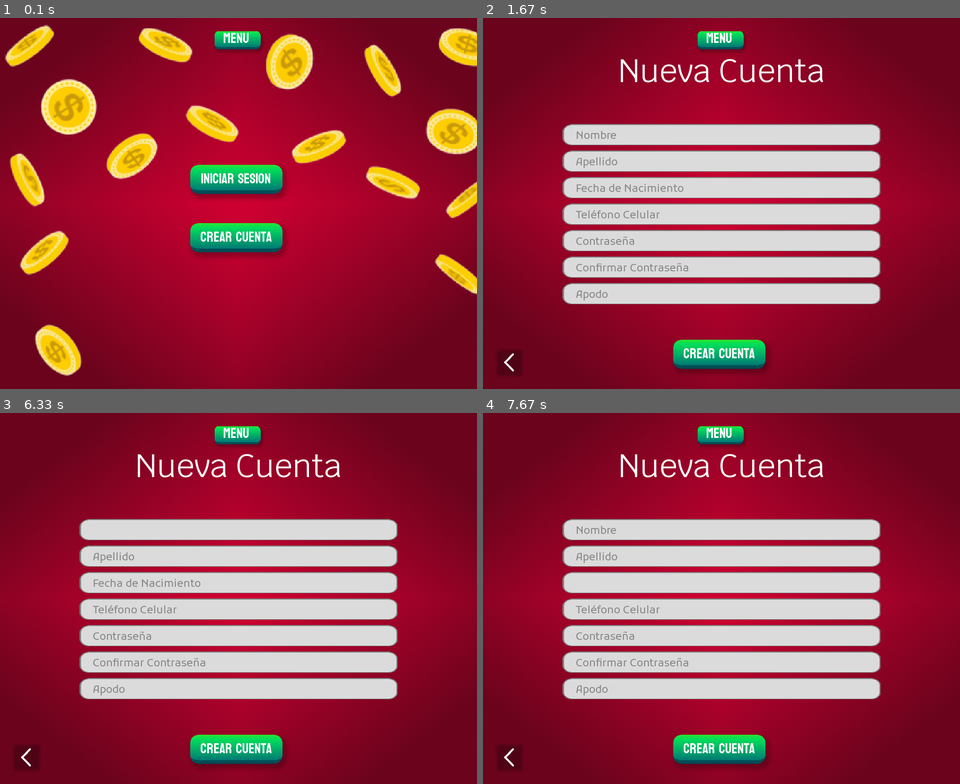
Above: before the commit, frames 1-4 (two rows, left to right).
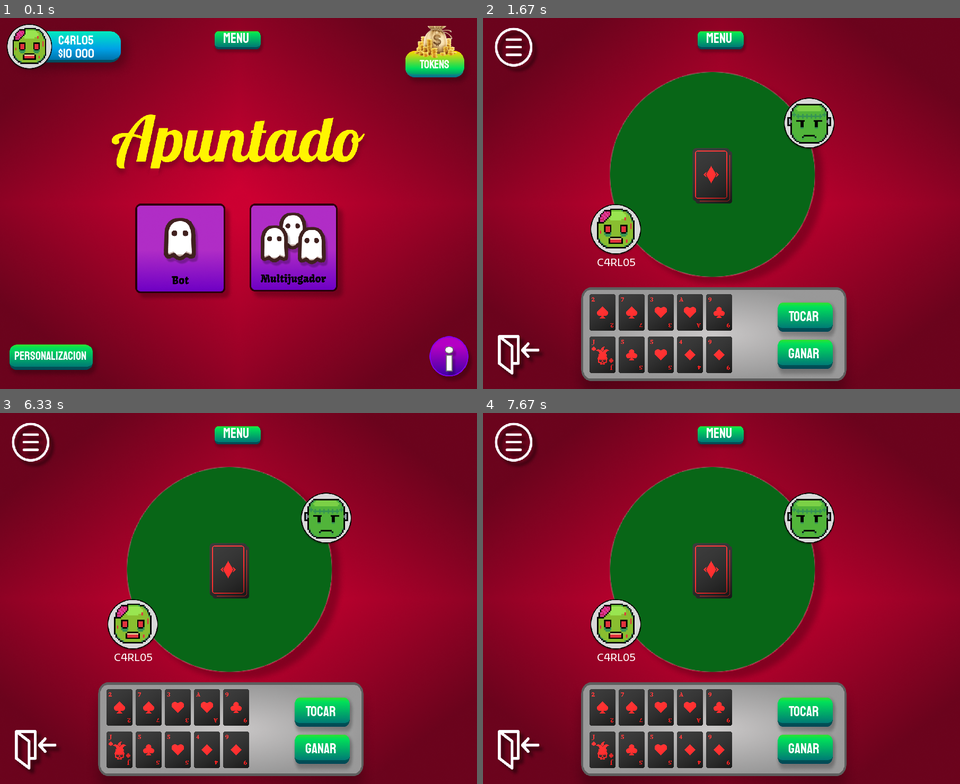
Above: after the commit, the same moments.

Repository: CarlosSanz1505/Apuntado
Game: pygame game, started from PYGAME/apuntado.py
Two runs of this game, one before a commit and one after it. Both use one fixed random seed, a clock stepped at 60 frames per second and the inputs below.
Inputs (mouse positions are in pixels of both pictures, inside the frame that each line leads up to):
- Up to frame 1 (0.1 s): no input
- Up to frame 2 (1.67 s): click (702, 218) at 0.38 s
- Up to frame 3 (6.33 s): click (100, 528) at 6.22 s
- Up to frame 4 (7.67 s): click (740, 583) at 6.55 s; tap Enter at 6.83, 7.17, 7.5 s

The runs differ from the first frame. In frame 1, 31% of the frame differs, in the area x 1-100%, y 1-98%; in frame 2, 47%, in the area x 2-84%, y 2-100%; in frame 3, 47%; in frame 4, 47%.

Commit message:
Primer Avance 'Bot'

Diff:
--- a/PYGAME/apuntado.py
+++ b/PYGAME/apuntado.py
@@ -42,6 +42,9 @@
     ["Apodo", "Apodo", False, (133, 133, 133)]
 ]
 error = False
+
+# Cartas del Juego
+cards = []
 
 # Ciclo del Juego
 while True:
@@ -92,7 +95,7 @@
         case "Informacion":
             screen = informacion(display, click_pos)
         case "Bot":
-            screen = bot(display, click_pos)
+            screen, cards = bot(display, click_pos, cards)
 
     # [para facilitar Debugging]
     button_menu = Button(width//2 - 100/2, 20, 100, 50,
--- a/PYGAME/jugadores.txt
+++ b/PYGAME/jugadores.txt
@@ -0,0 +1 @@
+Carlos Sanchez xx/yy/zz 1234567890 abc abc C4RL05
--- a/PYGAME/screens.py
+++ b/PYGAME/screens.py
@@ -20,6 +20,7 @@
     ```
     """
 
+import random
 import pygame
 from objects import *
 
@@ -255,12 +256,72 @@
 
 # CARLOS
 def bot(display: pygame.Surface,
-           click_pos: tuple[int]):
-
-    # Borrador
-    font = pygame.font.Font(None, 30)
-    white = (255, 255, 255)
-    name = font.render("[bot]", True, white)
-    display.blit(name, (400, 100))
-
-    return "Bot"
+           click_pos: tuple[int],
+           cards: list[pygame.Surface],
+           hand_set: bool = False) -> tuple[str, bool]:
+
+    # Mesa
+    table = pygame.image.load("PYGAME/images/table.png").convert_alpha()
+    table = pygame.transform.scale(table, (500, 440))
+    display.blit(table, (width//2 - 250, 100))
+
+    # Mano del Jugador
+    hand = pygame.image.load("PYGAME/images/hand.png").convert_alpha()
+    hand = pygame.transform.scale(hand, (550, 200))
+    display.blit(hand, (width//2 - 290, 500))
+
+    # Avatares
+    # file = open("PYGAME/jugadores.txt", "r")
+    # player = file.readline().split()[-1]
+    player = pygame.image.load("PYGAME/images/zombie.png").convert_alpha()
+    player = pygame.transform.scale(player, (100, 100))
+    bot = pygame.image.load("PYGAME/images/frankenstein.png").convert_alpha()
+    bot = pygame.transform.scale(bot, (100, 100))
+    display.blit(player, (width//2 - 250, height//2))
+    display.blit(bot, (width//2 + 115, height//2 - 200))
+    font = pygame.font.Font("PYGAME/fonts/Kufam-Regular.ttf", 20)
+    player_name = font.render("C4RL05", True, (255, 255, 255))
+    display.blit(player_name, (width//2 - 235, height//2 + 100))
+
+    # Mazo de Cartas
+    card_back1 = pygame.image.load("PYGAME/images/Cartas/Back Side 1.png").convert_alpha()
+    card_back1 = pygame.transform.scale(card_back1, (70, 100))
+    card_back2 = pygame.image.load("PYGAME/images/Cartas/Back Side 2.png").convert_alpha()
+    card_back2 = pygame.transform.scale(card_back2, (70, 100))
+    display.blit(card_back1, (width//2 - 50, width//2 - 200))
+    display.blit(card_back2, (width//2 - 55, width//2 - 205))
+
+    # Mano de Cartas
+    nums = [f"{num:02}" for num in list(range(1, 62))]
+    not_nums = ["38", "39", "40", "46", "47", "48", "54", "55", "56"]
+    for num in not_nums:
+        nums.remove(num)
+
+    # Elegir cartas aleatoriamente, sin repetición
+    if (len(cards) == 0):
+        for i in range(10):
+            num = random.choice(nums)
+            nums.remove(num)
+            path = "PYGAME/images/Cartas/Card-"+num+".png"
+            card = pygame.image.load(path).convert_alpha()
+            card = pygame.transform.scale(card, (50, 70))
+            cards.append(card)
+
+    for i, card in enumerate(cards):
+        display.blit(card, (200 + 55*(i%5), 520 + 80*(i//5)))
+
+    # Botones [Puntajes, Abandonar, Tocar, Ganar]
+    buttons = [
+        Button(10, 10, 110, 100, "", "Bot", "PYGAME/images/score_button.png"),
+        Button(20, height - 110, 110, 100, "", "Menu", "PYGAME/images/exit_button.png"),
+        Button(width//2 + 100, 530, 120, 80, "TOCAR", "Bot"),
+        Button(width//2 + 100, 600, 120, 80, "GANAR", "Bot")
+    ]
+    for button in buttons:
+        display.blit(button.image, button.rect)
+        if (button.rect.collidepoint(click_pos)):
+            if (button.to == "Menu"):
+                cards = []
+            return button.to, cards
+
+    return "Bot", cards
Binary file added: PYGAME/images/Cartas/Back Side 1.png
Binary file added: PYGAME/images/Cartas/Back Side 2.png
Binary file added: PYGAME/images/Cartas/Card-01.png
Binary file added: PYGAME/images/Cartas/Card-02.png
Binary file added: PYGAME/images/Cartas/Card-03.png
Binary file added: PYGAME/images/Cartas/Card-04.png
Binary file added: PYGAME/images/Cartas/Card-05.png
Binary file added: PYGAME/images/Cartas/Card-06.png
Binary file added: PYGAME/images/Cartas/Card-07.png
Binary file added: PYGAME/images/Cartas/Card-08.png
Binary file added: PYGAME/images/Cartas/Card-09.png
Binary file added: PYGAME/images/Cartas/Card-10.png
(and 151 more such lines)
